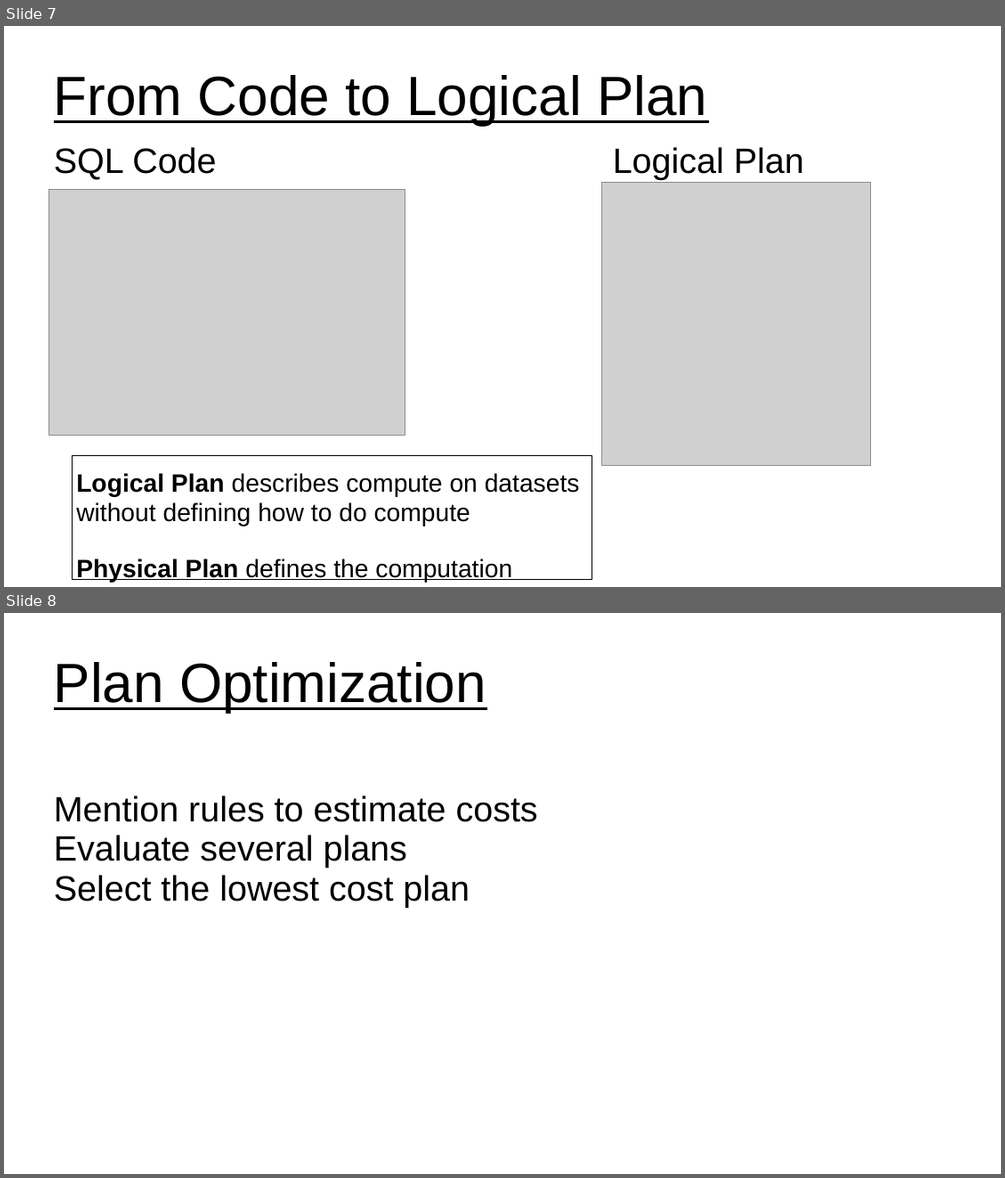
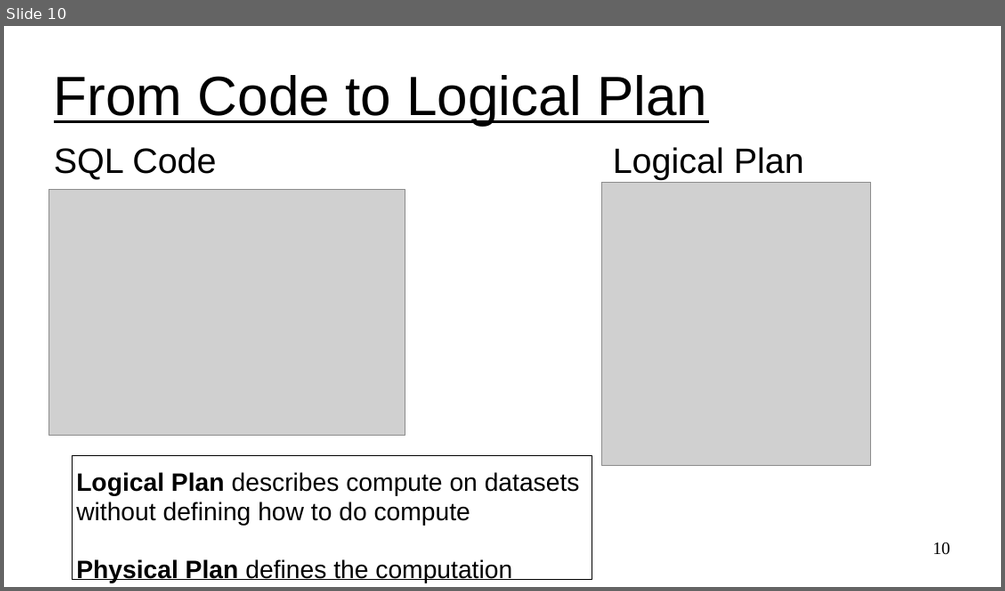
Before and after one commit to UVADS/distributed_computing, a slide deck: 03_dataframes_and_spark_sql/content_catalyst_optimizer/calalyst_optimizer_for_spark_sql.ppt. Shown one above the other, each under a label of ours: slides 7 and 8 before the commit, slide 10 after it. The pictures are 1005x1178 and 1005x591 pixels, drawn with LibreOffice and Linux fonts; fonts in the diff are those of the drawing; grey boxes stand for pictures. Boxes give left, top, right and bottom in pixels: in the first picture for what was removed or moved away, otherwise in the second. Text is boxed around its words. In the diff, an @@ line names an element or a change of style, - is before the commit and + after.

```diff
--- a/03_dataframes_and_spark_sql/content_catalyst_optimizer/calalyst_optimizer_for_spark_sql.ppt
+++ b/03_dataframes_and_spark_sql/content_catalyst_optimizer/calalyst_optimizer_for_spark_sql.ppt
@@ slide 8 removed at [4,613,1001,1174], background #FFFFFF @@
@@ title removed at [54,662,486,712] @@
-Plan Optimization
@@ subtitle removed at [54,795,538,908] @@
-Mention rules to estimate costs
-Evaluate several plans
-Select the lowest cost plan
@@ what was slide 7 is now slide 10 @@
@@ slide 10 changed as well @@
@@ page number added at [932,542,950,555], 14 pt, text #000000 @@
+10
```
Also in this commit, not shown: 9 other slides changed, 9 slides added.
